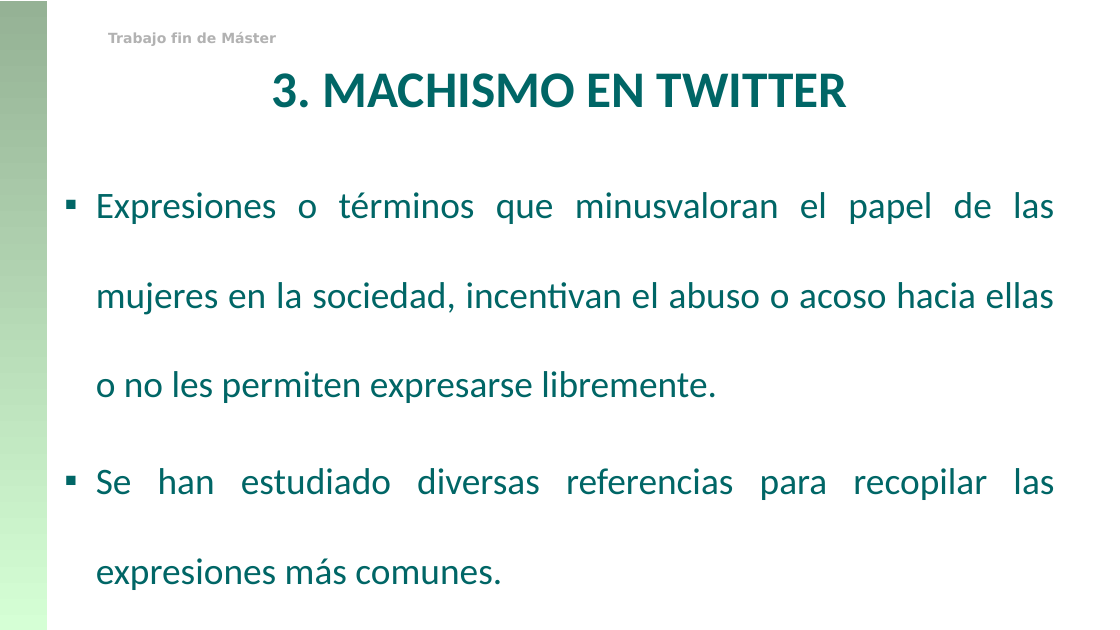
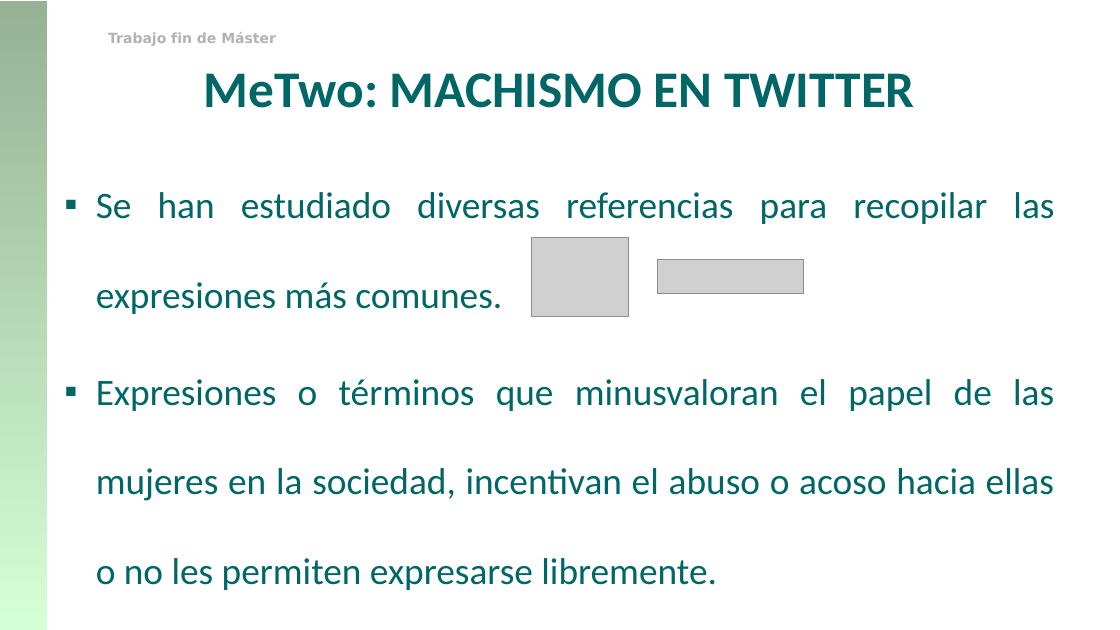
Before and after one commit to franciscorodriguez92/uned-tfm, a slide deck: slide 7 of TFM_Francisco_Rodriguez.pptx (slide 9 before the commit). Drawn at 1120x630 pixels with LibreOffice and Linux fonts; fonts in the diff are those of the drawing; grey boxes stand for pictures; background and template pictures are left out. Boxes give left, top, right and bottom in pixels: in the first picture for what was removed or moved away, otherwise in the second. Text is boxed around its words. In the diff, an @@ line names an element or a change of style, - is before the commit and + after.

```diff
--- a/TFM_Francisco_Rodriguez.pptx
+++ b/TFM_Francisco_Rodriguez.pptx
@@ text at [204,73,915,108]: text changed @@
-3. MACHISMO EN TWITTER
+MeTwo: MACHISMO EN TWITTER
@@ text at [96,192,1054,314]: paragraph added @@
+▪ Se han estudiado diversas referencias para recopilar las expresiones más comunes.
@@ picture added at [531,237,628,316] @@
@@ picture added at [658,260,804,293] @@
@@ text at [96,468,1054,500]: paragraph removed @@
-▪ Se han estudiado diversas referencias para recopilar las expresiones más comunes.
```
Also in this commit, not shown: 26 other slides changed, 14 slides added, 9 slides removed, 4 other files.
